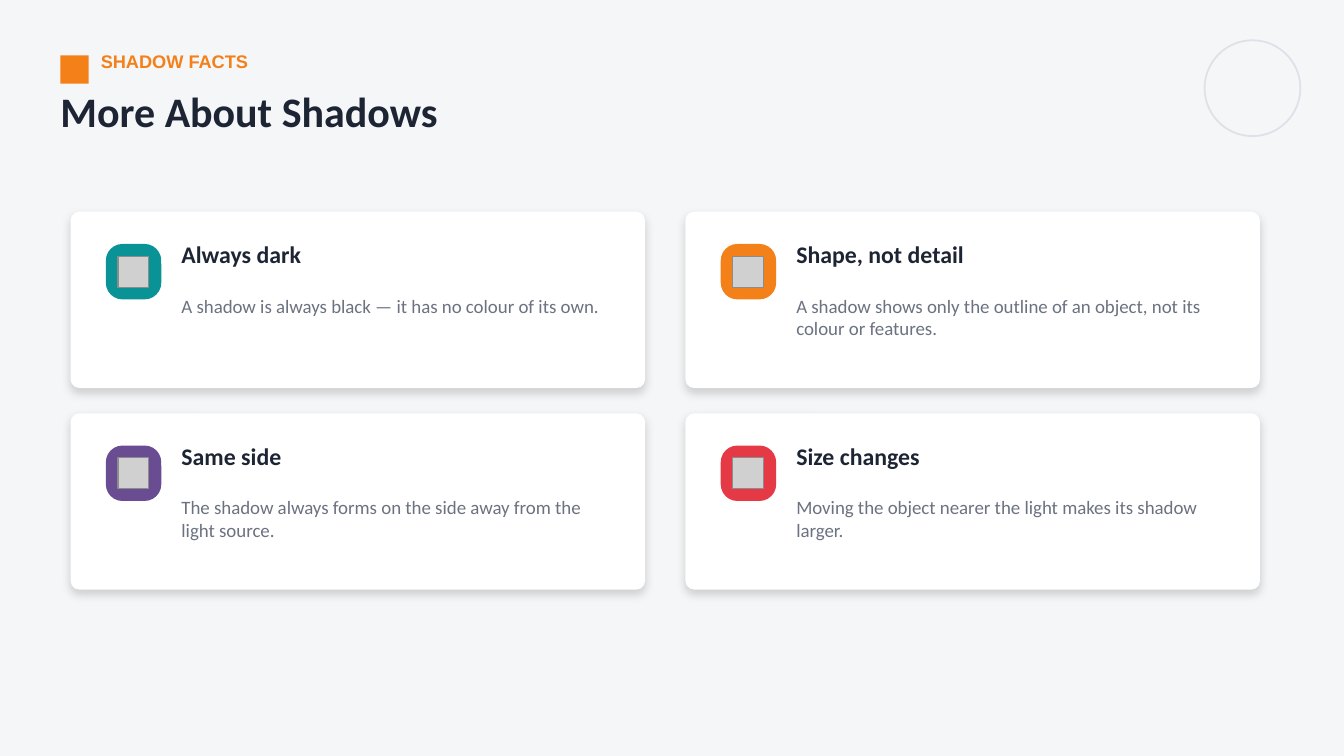
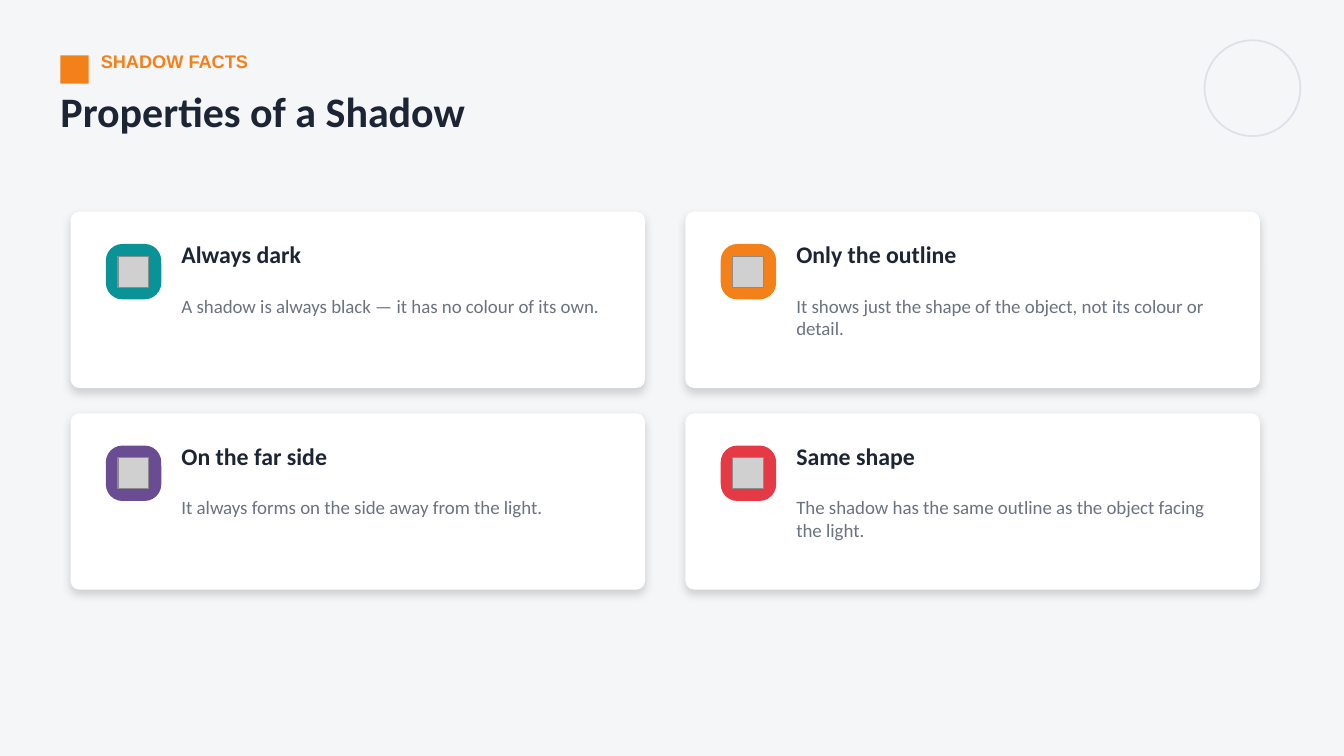
Before and after one commit to parmeshwars2911/MyFirstAR, a slide deck: slide 26 of ppt/MH_Grade06/MH06_S59_Light_and_the_Formation_of_Shadows.pptx (slide 18 before the commit). Drawn at 1344x756 pixels with LibreOffice and Linux fonts; fonts in the diff are those of the drawing; grey boxes stand for pictures. Boxes give left, top, right and bottom in pixels: in the first picture for what was removed or moved away, otherwise in the second. Text is boxed around its words. In the diff, an @@ line names an element or a change of style, - is before the commit and + after.

```diff
--- a/ppt/MH_Grade06/MH06_S59_Light_and_the_Formation_of_Shadows.pptx
+++ b/ppt/MH_Grade06/MH06_S59_Light_and_the_Formation_of_Shadows.pptx
@@ text at [60,97,465,134]: text changed @@
-More About Shadows
+Properties of a Shadow
@@ text at [796,246,956,267]: text changed @@
-Shape, not detail
+Only the outline
@@ text at [796,300,1203,335]: text changed @@
-A shadow shows only the outline of an object, not its colour or features.
+It shows just the shape of the object, not its colour or detail.
@@ text at [181,448,327,465]: text changed @@
-Same side
+On the far side
@@ text at [796,448,915,469]: text changed @@
-Size changes
+Same shape
@@ text at [181,501,542,517]: text changed @@
-The shadow always forms on the side away from the light source.
+It always forms on the side away from the light.
@@ text at [796,501,1204,540]: text changed @@
-Moving the object nearer the light makes its shadow larger.
+The shadow has the same outline as the object facing the light.
```
Also in this commit, not shown: 9 other slides changed, 14 slides added, 6 other files.
